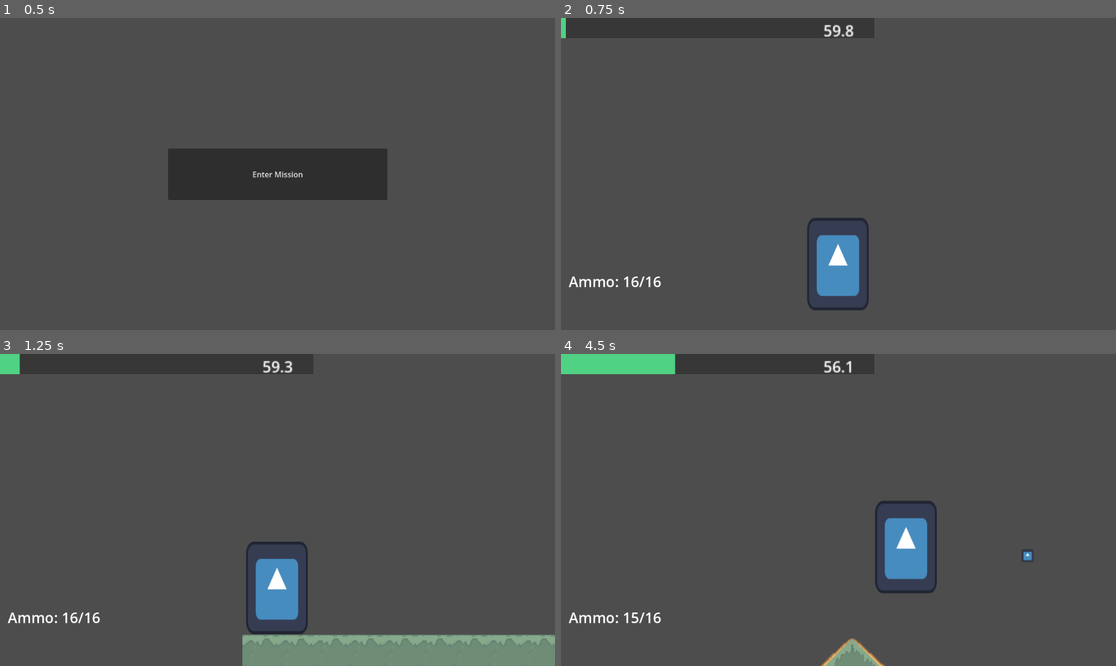
Above: before the commit, frames 1-4 (two rows, left to right).
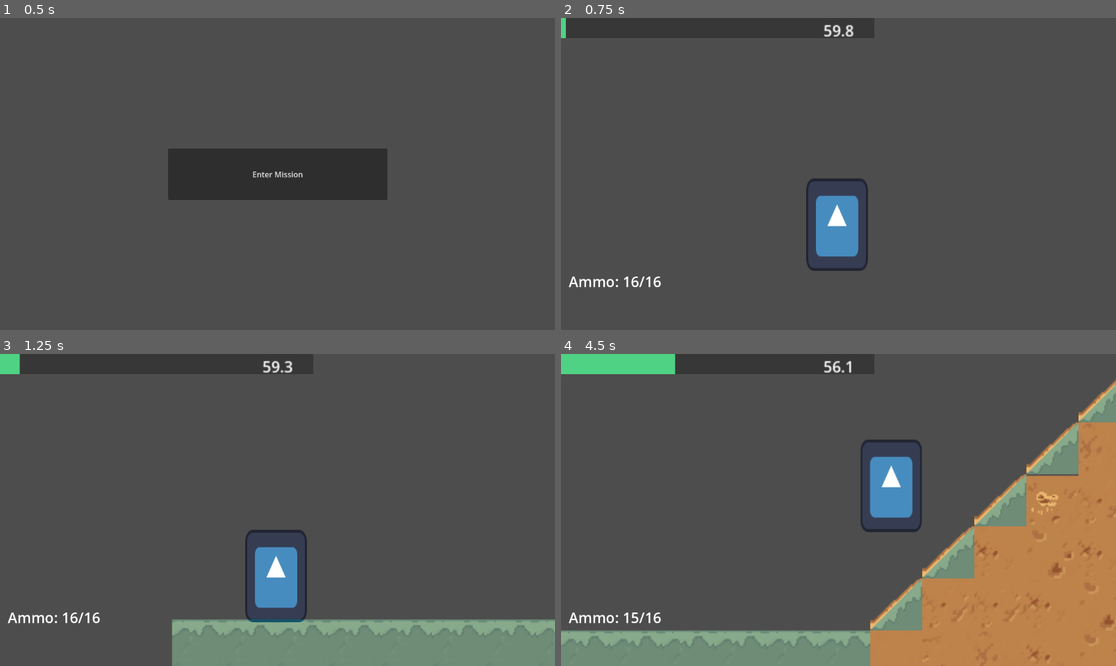
Above: after the commit, the same moments.

Repository: dzfrias/gladiator
Game: Godot game, scene res://scenes/test_scene.tscn
Same seed, same stepped clock (60 frames per second), same inputs: the game is played once before the commit and once after it. The engine's default icon, where the game draws it, is replaced by a stand-in: a white triangle on a blue panel in a dark square.
Inputs (mouse positions are in pixels of both pictures, inside the frame that each line leads up to):
- Up to frame 1 (0.5 s): no input
- Up to frame 2 (0.75 s): click "Enter Mission" at 0.5 s
- Up to frame 3 (1.25 s): no input
- Up to frame 4 (4.5 s): move the mouse to (960, 494) at 1.27 s; hold S (crouch) 1.28-2.03 s; hold D (right) 1.28-2.78 s; tap Space (jump) at 1.52, 1.82, 2.27, 2.3, 2.57, 3.77, 4.07 s; tap E (roll) at 1.55, 2.1, 3.8 s; move the mouse to (727, 525) at 2.02 s; move the mouse to (894, 441) at 2.77 s; hold A (left) 2.78-3.53 s; hold Space (jump) 2.78-3.53 s; tap S (crouch) at 3.05, 3.6 s; move the mouse to (810, 572) at 3.52 s; hold D (right) from 3.53 s (still down); move the mouse to (1005, 556) at 4.27 s; press the mouse at (1005, 556) at 4.28 s

Frame 1 is identical in both runs. In frame 2, 2.6% of the frame differs, in the area x 44-56%, y 51-94%; in frame 3, 6.7%; in frame 4, 33%, in the area x 0-100%, y 8-100%.

Commit message:
shrink objects to smaller scale

Diff:
--- a/assets/impact_particles.tscn
+++ b/assets/impact_particles.tscn
@@ -13,11 +13,11 @@
 emission_shape = 2
 emission_sphere_radius = 5.0
 spread = 20.0
-gravity = Vector2(0, 1000)
-initial_velocity_min = 500.0
-initial_velocity_max = 500.0
+gravity = Vector2(0, 300)
+initial_velocity_min = 150.0
+initial_velocity_max = 150.0
 angular_velocity_min = 2.0
 angular_velocity_max = 5.0
-scale_amount_min = 8.0
-scale_amount_max = 15.0
+scale_amount_min = 2.0
+scale_amount_max = 5.0
 scale_amount_curve = SubResource("Curve_3d8a7")
--- a/project.godot
+++ b/project.godot
@@ -78,4 +78,4 @@
 
 [physics]
 
-2d/default_gravity=1400.0
+2d/default_gravity=700.0
--- a/resources/pistol.tres
+++ b/resources/pistol.tres
@@ -8,5 +8,5 @@
 reload_time = 1.0
 max_ammo = 16
 firing_interval = 0.35
-projectile_speed = 1500.0
+projectile_speed = 500.0
 angle_variance = 0.0245437
--- a/resources/shooter.tres
+++ b/resources/shooter.tres
@@ -8,5 +8,5 @@
 reload_time = 5.0
 max_ammo = 3
 firing_interval = 0.2
-projectile_speed = 800.0
+projectile_speed = 266.0
 angle_variance = 0.0245437
--- a/scenes/health_bar.tscn
+++ b/scenes/health_bar.tscn
@@ -10,11 +10,12 @@
 
 [node name="HealthBar" type="ProgressBar"]
 z_index = 1
-offset_right = 100.0
-offset_bottom = 25.0
+offset_right = 33.0
+offset_bottom = 8.0
 theme_override_font_sizes/font_size = 30
 theme_override_styles/background = SubResource("StyleBoxFlat_k1jq8")
 theme_override_styles/fill = SubResource("StyleBoxFlat_u5mr4")
 value = 100.0
 show_percentage = false
 script = ExtResource("1_5e86q")
+health_bar_offset = Vector2(-16, 33)
--- a/scenes/idle_shooter.tscn
+++ b/scenes/idle_shooter.tscn
@@ -11,13 +11,15 @@
 [ext_resource type="Script" path="res://scripts/direction.gd" id="6_ofpms"]
 
 [sub_resource type="RectangleShape2D" id="RectangleShape2D_d8kds"]
-size = Vector2(72, 66.88)
+size = Vector2(25.92, 66.88)
+
+[sub_resource type="RectangleShape2D" id="RectangleShape2D_qe3f6"]
+size = Vector2(26, 26)
 
 [sub_resource type="CircleShape2D" id="CircleShape2D_oetyt"]
 radius = 902.29
 
 [node name="IdleShooter" type="CharacterBody2D"]
-position = Vector2(0, 74)
 collision_layer = 2
 collision_mask = 33
 script = ExtResource("1_gcame")
@@ -26,23 +28,22 @@
 impact_particle_prefab = ExtResource("3_fhmks")
 
 [node name="StandCollision" type="CollisionShape2D" parent="."]
-position = Vector2(-0.959999, -89.06)
+position = Vector2(-0.00800037, -32.06)
 shape = SubResource("RectangleShape2D_d8kds")
 
 [node name="HideCollision" type="CollisionShape2D" parent="."]
-position = Vector2(-0.959999, -39.56)
-shape = SubResource("RectangleShape2D_d8kds")
-disabled = true
+position = Vector2(-0.00800037, -12)
+shape = SubResource("RectangleShape2D_qe3f6")
 
 [node name="StandSprite" type="Sprite2D" parent="."]
-position = Vector2(-7.45058e-09, -90)
-scale = Vector2(0.61, 1.5)
+position = Vector2(-0.00800037, -33)
+scale = Vector2(0.203, 0.499)
 texture = ExtResource("4_eip30")
 
 [node name="HideSprite" type="Sprite2D" parent="."]
 visible = false
-position = Vector2(-7.45058e-09, -34)
-scale = Vector2(0.61, 0.625)
+position = Vector2(0, -14)
+scale = Vector2(0.203, 0.208)
 texture = ExtResource("4_eip30")
 
 [node name="DetectionZone" type="Area2D" parent="."]
@@ -55,7 +56,7 @@
 shape = SubResource("CircleShape2D_oetyt")
 
 [node name="Weapon" type="Node2D" parent="."]
-position = Vector2(0, -142)
+position = Vector2(0, -48)
 script = ExtResource("5_undrq")
 weapon_stats = ExtResource("6_irxur")
 projectile_prefab = ExtResource("2_wdbwm")
--- a/scenes/level_playtest.tscn
+++ b/scenes/level_playtest.tscn
@@ -18,15 +18,14 @@
 
 [node name="Player" parent="." instance=ExtResource("2_arsj3")]
 z_index = 0
-position = Vector2(-2727, -115)
+position = Vector2(-845, -12)
 
 [node name="TileMapLayer" type="TileMapLayer" parent="."]
-scale = Vector2(3, 3)
 tile_map_data = PackedByteArray("AAACAAEAAwAKAAIAAAD8/wEAAwAKAAIAAAD9/wEAAwAKAAIAAAD+/wEAAwAKAAIAAAD//wEAAwAKAAIAAAAAAA …(40464 unchanged characters)…
 tile_set = ExtResource("3_i65ca")
 
 [node name="WorldBoundry" type="StaticBody2D" parent="."]
-position = Vector2(-2959, -124)
+position = Vector2(-982, -57)
 rotation = 1.5708
 
 [node name="CollisionShape2D" type="CollisionShape2D" parent="WorldBoundry"]
@@ -45,127 +44,91 @@
 [node name="EnemyGroup" type="Node2D" parent="."]
 
 [node name="Shooter" parent="EnemyGroup" instance=ExtResource("6_akhvg")]
-position = Vector2(-389, -428)
+position = Vector2(-390, -36)
 
 [node name="Shooter2" parent="EnemyGroup" instance=ExtResource("6_akhvg")]
-position = Vector2(-1130, -96)
+position = Vector2(122, -35)
 
 [node name="Shooter3" parent="EnemyGroup" instance=ExtResource("6_akhvg")]
-position = Vector2(1375, -81)
+position = Vector2(1353, -51)
 
 [node name="Shooter4" parent="EnemyGroup" instance=ExtResource("6_akhvg")]
-position = Vector2(896, -428)
+position = Vector2(1078, -154)
 
 [node name="Shooter5" parent="EnemyGroup" instance=ExtResource("6_akhvg")]
-position = Vector2(2531, -397)
+position = Vector2(2181, -359)
 
 [node name="Shooter6" parent="EnemyGroup" instance=ExtResource("6_akhvg")]
-position = Vector2(3374, -433)
+position = Vector2(3350, -362)
 
 [node name="Node2D" parent="EnemyGroup" instance=ExtResource("5_jrgqa")]
-position = Vector2(-1372, -62)
+position = Vector2(-226, -37)
 
 [node name="Node2D2" parent="EnemyGroup" instance=ExtResource("5_jrgqa")]
-position = Vector2(625, -60)
+position = Vector2(265, -39)
 
 [node name="Node2D3" parent="EnemyGroup" instance=ExtResource("5_jrgqa")]
-position = Vector2(1913, -406)
+position = Vector2(1904, -258)
 
 [node name="Node2D4" parent="EnemyGroup" instance=ExtResource("5_jrgqa")]
-position = Vector2(3008, -54)
+position = Vector2(2996, -248)
 
 [node name="Node2D5" parent="EnemyGroup" instance=ExtResource("5_jrgqa")]
-position = Vector2(2715, -374)
+position = Vector2(2666, -363)
 
 [node name="Shooter7" parent="EnemyGroup" instance=ExtResource("6_akhvg")]
-position = Vector2(5857, -744)
+position = Vector2(3882, -72)
 
-[node name="Shooter8" parent="EnemyGroup" instance=ExtResource("6_akhvg")]
-position = Vector2(7931, -736)
-
-[node name="Shooter9" parent="EnemyGroup" instance=ExtResource("6_akhvg")]
-position = Vector2(9322, -1069)
-
-[node name="Shooter10" parent="EnemyGroup" instance=ExtResource("6_akhvg")]
-position = Vector2(10599, -746)
-
-[node name="Shooter11" parent="EnemyGroup" instance=ExtResource("6_akhvg")]
-position = Vector2(14074, -197)
-
-[node name="Shooter12" parent="EnemyGroup" instance=ExtResource("6_akhvg")]
-position = Vector2(13842, -863)
-
-[node name="Shooter13" parent="EnemyGroup" instance=ExtResource("6_akhvg")]
-position = Vector2(12128, -527)
-
-[node name="Node2D6" parent="EnemyGroup" instance=ExtResource("5_jrgqa")]
-position = Vector2(6521, -1036)
-
-[node name="Node2D7" parent="EnemyGroup" instance=ExtResource("5_jrgqa")]
-position = Vector2(6983, -720)
-
-[node name="Node2D8" parent="EnemyGroup" instance=ExtResource("5_jrgqa")]
-position = Vector2(9170, -692)
-
-[node name="Node2D9" parent="EnemyGroup" instance=ExtResource("5_jrgqa")]
-position = Vector2(8880, -1032)
-
-[node name="Node2D10" parent="EnemyGroup" instance=ExtResource("5_jrgqa")]
-position = Vector2(13105, -173)
-
-[node name="Node2D11" parent="EnemyGroup" instance=ExtResource("5_jrgqa")]
-position = Vector2(12664, -820)
-
-[node name="IdleShooter" parent="." instance=ExtResource("7_2u84i")]
-position = Vector2(-1973, -5)
+[node name="IdleShooter" parent="EnemyGroup" instance=ExtResource("7_2u84i")]
+position = Vector2(-661, -1)
 
 [node name="ParallaxBackground" type="ParallaxBackground" parent="."]
 
 [node name="ParallaxLayer4" type="ParallaxLayer" parent="ParallaxBackground"]
 motion_scale = Vector2(0.1, 1)
-motion_mirroring = Vector2(3840, 0)
+motion_mirroring = Vector2(1280, 0)
 
 [node name="Sprite2D" type="Sprite2D" parent="ParallaxBackground/ParallaxLayer4"]
-position = Vector2(0, -2000)
-scale = Vector2(12, 12)
+position = Vector2(0, -500)
+scale = Vector2(4, 4)
 texture = ExtResource("7_oq3i1")
 centered = false
 
 [node name="ParallaxLayer8" type="ParallaxLayer" parent="ParallaxBackground"]
 motion_scale = Vector2(0.5, 1)
-motion_mirroring = Vector2(3840, 0)
+motion_mirroring = Vector2(1280, 0)
 
 [node name="Sprite2D" type="Sprite2D" parent="ParallaxBackground/ParallaxLayer8"]
-position = Vector2(0, -2000)
-scale = Vector2(12, 12)
+position = Vector2(0, -500)
+scale = Vector2(4, 4)
 texture = ExtResource("8_50c2d")
 centered = false
 
 [node name="ParallaxLayer5" type="ParallaxLayer" parent="ParallaxBackground"]
 motion_scale = Vector2(0.5, 1)
-motion_mirroring = Vector2(3840, 0)
+motion_mirroring = Vector2(1280, 0)
 
 [node name="Sprite2D" type="Sprite2D" parent="ParallaxBackground/ParallaxLayer5"]
-position = Vector2(0, -2000)
-scale = Vector2(12, 12)
+position = Vector2(0, -500)
+scale = Vector2(4, 4)
 texture = ExtResource("8_bp1f1")
 centered = false
 
 [node name="ParallaxLayer6" type="ParallaxLayer" parent="ParallaxBackground"]
 motion_scale = Vector2(0.6, 1)
-motion_mirroring = Vector2(3840, 0)
+motion_mirroring = Vector2(1280, 0)
 
 [node name="Sprite2D" type="Sprite2D" parent="ParallaxBackground/ParallaxLayer6"]
-position = Vector2(0, -2000)
-scale = Vector2(12, 12)
+position = Vector2(0, -500)
+scale = Vector2(4, 4)
 texture = ExtResource("9_x4p1j")
 centered = false
 
 [node name="ParallaxLayer7" type="ParallaxLayer" parent="ParallaxBackground"]
-motion_mirroring = Vector2(3840, 0)
+motion_mirroring = Vector2(1280, 0)
 
 [node name="Sprite2D" type="Sprite2D" parent="ParallaxBackground/ParallaxLayer7"]
-position = Vector2(0, -2000)
-scale = Vector2(12, 12)
+position = Vector2(0, -500)
+scale = Vector2(4, 4)
 texture = ExtResource("10_gd2w0")
 centered = false
--- a/scenes/mission.tscn
+++ b/scenes/mission.tscn
@@ -8,7 +8,6 @@
 [node name="Mission" type="Node2D"]
 
 [node name="TileMapLayer" type="TileMapLayer" parent="."]
-scale = Vector2(2, 2)
 tile_set = ExtResource("1_dxwm2")
 collision_visibility_mode = 1
 script = ExtResource("2_3qno5")
@@ -16,6 +15,5 @@
 
 [node name="Player" parent="." instance=ExtResource("3_mkemn")]
 position = Vector2(73, -203)
-move_speed = 800.0
 
 [node name="HUD" parent="." instance=ExtResource("7_c628u")]
--- a/scenes/platform_detection.tscn
+++ b/scenes/platform_detection.tscn
@@ -3,7 +3,7 @@
 [ext_resource type="Script" path="res://scripts/platform_detection.gd" id="1_70t1c"]
 
 [sub_resource type="RectangleShape2D" id="RectangleShape2D_6f3ii"]
-size = Vector2(346, 155.5)
+size = Vector2(138, 70)
 
 [node name="PlatformDetection" type="Area2D"]
 collision_layer = 0
@@ -11,5 +11,4 @@
 script = ExtResource("1_70t1c")
 
 [node name="CollisionShape2D" type="CollisionShape2D" parent="."]
-position = Vector2(0, -200)
 shape = SubResource("RectangleShape2D_6f3ii")
--- a/scenes/player.tscn
+++ b/scenes/player.tscn
@@ -10,10 +10,10 @@
 [ext_resource type="PackedScene" uid="uid://dcp3huoajqaue" path="res://scenes/projectile.tscn" id="6_w2kq1"]
 
 [sub_resource type="RectangleShape2D" id="RectangleShape2D_m5kfl"]
-size = Vector2(106, 192)
+size = Vector2(40, 62)
 
 [sub_resource type="RectangleShape2D" id="RectangleShape2D_5ynjo"]
-size = Vector2(123, 103)
+size = Vector2(30.5, 21.5)
 
 [sub_resource type="RectangleShape2D" id="RectangleShape2D_xdhhq"]
 size = Vector2(109, 99)
@@ -23,36 +23,39 @@
 collision_layer = 18
 collision_mask = 33
 script = ExtResource("1_5wdcp")
-move_speed = 700.0
-move_acceleration = 1500.0
-move_deceleration = 2400.0
-jump_speed = 1000.0
+move_speed = 200.0
+move_acceleration = 500.0
+move_deceleration = 800.0
+crouch_move_speed = 66.0
+jump_speed = 300.0
 jump_accel = 250.0
 jump_hold_time = 0.2
+roll_speed = 400.0
 roll_cooldown_time = 0.2
 
 [node name="StandingHitbox" type="CollisionShape2D" parent="."]
-position = Vector2(-1, -98)
+position = Vector2(-1, -34)
 shape = SubResource("RectangleShape2D_m5kfl")
 
 [node name="CrouchingHitbox" type="CollisionShape2D" parent="."]
-position = Vector2(-1.5, -54.5)
+position = Vector2(-0.25, -13.25)
 shape = SubResource("RectangleShape2D_5ynjo")
 disabled = true
 
 [node name="StandingSprite" type="Sprite2D" parent="."]
-position = Vector2(-1, -99)
-scale = Vector2(1, 1.5)
+position = Vector2(-1, -33)
+scale = Vector2(0.333, 0.5)
 texture = ExtResource("1_rjir4")
 
 [node name="CrouchingSprite" type="Sprite2D" parent="."]
 visible = false
-position = Vector2(-1, -49)
-scale = Vector2(1, 0.75)
+position = Vector2(0, -12)
+scale = Vector2(0.25, 0.188)
 texture = ExtResource("1_rjir4")
 
 [node name="Camera2D" type="Camera2D" parent="."]
-offset = Vector2(0, -250)
+offset = Vector2(0, -50)
+zoom = Vector2(3, 3)
 position_smoothing_enabled = true
 
 [node name="Direction" type="Node" parent="."]
@@ -65,17 +68,17 @@
 health = NodePath("../Health")
 
 [node name="Weapon" type="Node2D" parent="."]
-position = Vector2(122, -131)
+position = Vector2(28, -32)
 script = ExtResource("5_crqak")
 weapon_stats = ExtResource("6_0weg3")
 projectile_prefab = ExtResource("6_w2kq1")
 auto_reload = true
 
 [node name="StandingWeaponPosition" type="Node2D" parent="."]
-position = Vector2(123, -131)
+position = Vector2(27, -46)
 
 [node name="CrouchingWeaponPosition" type="Node2D" parent="."]
-position = Vector2(122, -56)
+position = Vector2(28, -13)
 
 [node name="MeleeBox" type="Area2D" parent="."]
 position = Vector2(122, -56)
@@ -86,5 +89,5 @@
 shape = SubResource("RectangleShape2D_xdhhq")
 
 [node name="PlatformRaycast" type="RayCast2D" parent="."]
-position = Vector2(0, -18)
+position = Vector2(0, -10)
 collision_mask = 32
--- a/scenes/projectile.tscn
+++ b/scenes/projectile.tscn
@@ -4,7 +4,7 @@
 [ext_resource type="Texture2D" uid="uid://dccns2r7l5dx3" path="res://assets/icon.svg" id="2_gw7xd"]
 
 [sub_resource type="RectangleShape2D" id="RectangleShape2D_il7q4"]
-size = Vector2(26, 26)
+size = Vector2(8, 8)
 
 [node name="Area2D" type="Area2D"]
 collision_mask = 67
@@ -14,5 +14,5 @@
 shape = SubResource("RectangleShape2D_il7q4")
 
 [node name="Sprite2D" type="Sprite2D" parent="."]
-scale = Vector2(0.2, 0.2)
+scale = Vector2(0.067, 0.067)
 texture = ExtResource("2_gw7xd")
--- a/scenes/shooter.tscn
+++ b/scenes/shooter.tscn
@@ -9,31 +9,33 @@
 [ext_resource type="Script" path="res://scripts/player/weapon.gd" id="5_rapbo"]
 [ext_resource type="Script" path="res://scripts/direction.gd" id="5_x6nd1"]
 [ext_resource type="Resource" uid="uid://cm6ckunk22kfc" path="res://resources/shooter.tres" id="6_cglso"]
-[ext_resource type="PackedScene" path="res://scenes/platform_detection.tscn" id="7_08p06"]
+[ext_resource type="PackedScene" uid="uid://busljhfyyey4s" path="res://scenes/platform_detection.tscn" id="7_08p06"]
 
 [sub_resource type="RectangleShape2D" id="RectangleShape2D_d8kds"]
-size = Vector2(72, 186)
+size = Vector2(24, 62)
 
 [sub_resource type="CircleShape2D" id="CircleShape2D_oetyt"]
 radius = 902.29
 
 [node name="Shooter" type="CharacterBody2D"]
-position = Vector2(0, -100)
+position = Vector2(0, -34)
 collision_layer = 2
 collision_mask = 33
 script = ExtResource("1_a5ml5")
-speed = 150.0
-jump_height = -1000.0
-stop_dist = 1200.0
+y_cutoff = 33.0
+speed = 50.0
+jump_height = -400.0
+stop_dist = 400.0
 jump_follow_cooldown = 1.0
 impact_particle_prefab = ExtResource("3_qpshq")
 
 [node name="CollisionShape2D" type="CollisionShape2D" parent="."]
-position = Vector2(-1, -2)
+position = Vector2(-0.00800037, 1)
 shape = SubResource("RectangleShape2D_d8kds")
 
 [node name="Sprite2D" type="Sprite2D" parent="."]
-scale = Vector2(0.61, 1.5)
+position = Vector2(-0.00800037, 1)
+scale = Vector2(0.203, 0.499)
 texture = ExtResource("2_y4oe8")
 
 [node name="DetectionZone" type="Area2D" parent="."]
@@ -46,6 +48,7 @@
 shape = SubResource("CircleShape2D_oetyt")
 
 [node name="Weapon" type="Node2D" parent="."]
+position = Vector2(0, -11)
 script = ExtResource("5_rapbo")
 weapon_stats = ExtResource("6_cglso")
 projectile_prefab = ExtResource("2_5g1nj")
@@ -61,3 +64,4 @@
 health = NodePath("../Health")
 
 [node name="PlatformDetection" parent="." instance=ExtResource("7_08p06")]
+position = Vector2(-0.00800037, -93)
--- a/scenes/shooter_projectile.tscn
+++ b/scenes/shooter_projectile.tscn
@@ -4,7 +4,6 @@
 [ext_resource type="Texture2D" uid="uid://dccns2r7l5dx3" path="res://assets/icon.svg" id="2_kfghm"]
 
 [sub_resource type="CircleShape2D" id="CircleShape2D_f5hw0"]
-radius = 30.0
 
 [node name="ShooterProjectile" type="Area2D"]
 collision_layer = 0
@@ -12,7 +11,7 @@
 script = ExtResource("1_q7bol")
 
 [node name="Sprite2D" type="Sprite2D" parent="."]
-scale = Vector2(0.398438, 0.398438)
+scale = Vector2(0.133, 0.133)
 texture = ExtResource("2_kfghm")
 
 [node name="CollisionShape2D" type="CollisionShape2D" parent="."]
--- a/scenes/wolf.tscn
+++ b/scenes/wolf.tscn
@@ -6,13 +6,13 @@
 [ext_resource type="PackedScene" uid="uid://ch01mb13w86qc" path="res://assets/impact_particles.tscn" id="2_8oh5i"]
 [ext_resource type="Script" path="res://scripts/health.gd" id="2_d7ips"]
 [ext_resource type="Script" path="res://scripts/direction.gd" id="5_cmatn"]
-[ext_resource type="PackedScene" path="res://scenes/platform_detection.tscn" id="6_2w8ig"]
+[ext_resource type="PackedScene" uid="uid://busljhfyyey4s" path="res://scenes/platform_detection.tscn" id="6_2w8ig"]
 
 [sub_resource type="RectangleShape2D" id="RectangleShape2D_ot88w"]
-size = Vector2(128, 127)
+size = Vector2(42, 43)
 
 [sub_resource type="RectangleShape2D" id="RectangleShape2D_ct54a"]
-size = Vector2(25, 91)
+size = Vector2(28, 36)
 
 [sub_resource type="CircleShape2D" id="CircleShape2D_wpl7i"]
 radius = 797.023
@@ -21,9 +21,11 @@
 collision_layer = 2
 collision_mask = 33
 script = ExtResource("1_4octj")
+attack_speed = 200.0
 attack_windup_time = 0.3
-jump_height = -1000.0
-stop_dist = 200.0
+speed = 100.0
+jump_height = -400.0
+stop_dist = 66.0
 impact_particle_prefab = ExtResource("2_8oh5i")
 
 [node name="HealthBarCreator" parent="." node_paths=PackedStringArray("health") instance=ExtResource("2_0u6iq")]
@@ -31,6 +33,7 @@
 
 [node name="Sprite2D" type="Sprite2D" parent="."]
 position = Vector2(0, -5.96046e-08)
+scale = Vector2(0.33, 0.33)
 texture = ExtResource("1_oje08")
 
 [node name="CollisionShape2D" type="CollisionShape2D" parent="."]
@@ -50,7 +53,7 @@
 monitorable = false
 
 [node name="CollisionShape2D" type="CollisionShape2D" parent="AttackBox"]
-position = Vector2(58, -5)
+position = Vector2(40, 1)
 shape = SubResource("RectangleShape2D_ct54a")
 disabled = true
 debug_color = Color(0.644145, 0.106926, 0.184851, 0.42)
@@ -65,4 +68,4 @@
 shape = SubResource("CircleShape2D_wpl7i")
 
 [node name="PlatformDetection" parent="." instance=ExtResource("6_2w8ig")]
-visible = false
+position = Vector2(0, -91)
Not shown: 1 places in scenes/idle_shooter.tscn that only renumber resources
